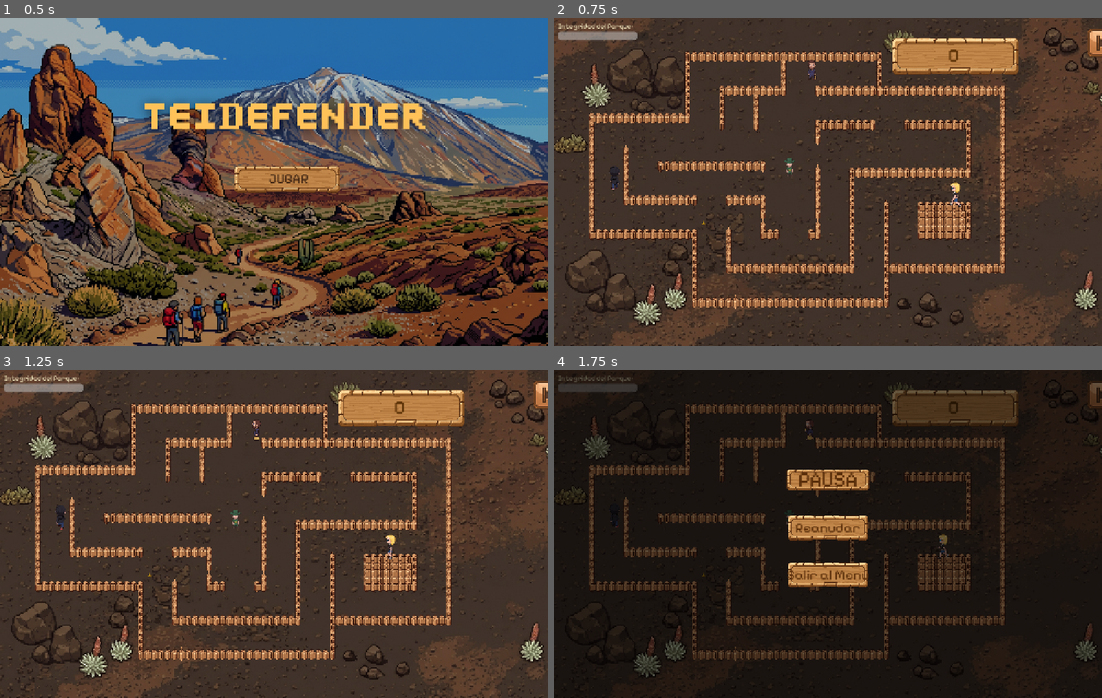
Above: before the commit, frames 1-4 (two rows, left to right).
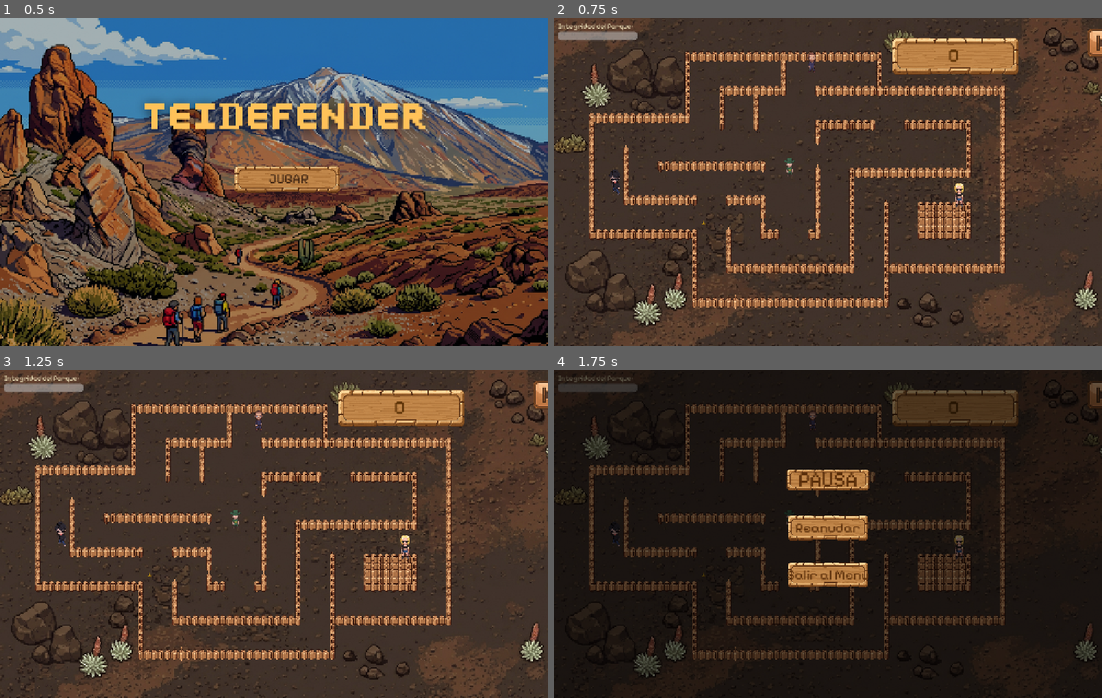
Above: after the commit, the same moments.

Repository: kiaramaldonado/teidefender
Game: Godot game, scene res://escenas/MenuPrincipal.tscn
Same seed, same stepped clock (60 frames per second), same inputs: the game is played once before the commit and once after it. Sound files missing from this copy of the repository are replaced by a short silence.
Inputs (mouse positions are in pixels of both pictures, inside the frame that each line leads up to):
- Up to frame 1 (0.5 s): no input
- Up to frame 2 (0.75 s): click "JUGAR" at 0.5 s
- Up to frame 3 (1.25 s): no input
- Up to frame 4 (1.75 s): click (1101, 396) at 1.25 s

Frame 1 is identical in both runs. In frame 2, 0.3% of the frame differs, in the area x 10-75%, y 10-58%; in frame 3, 0.4%, in the area x 10-75%, y 12-58%; in frame 4, 0.2%.

Commit message:
feat(enemies): add NavigationAgent2D for intelligent pathfinding

Diff:
--- a/escenas/Homero.tscn
+++ b/escenas/Homero.tscn
@@ -201,3 +201,7 @@
 
 [node name="Colision" type="CollisionShape2D" parent="." unique_id=333333303]
 shape = SubResource("CapsuleShape2D_hmro")
+
+[node name="NavAgent" type="NavigationAgent2D" parent="." unique_id=333333304]
+path_desired_distance = 8.0
+target_desired_distance = 16.0
--- a/escenas/Spencer.tscn
+++ b/escenas/Spencer.tscn
@@ -285,3 +285,7 @@
 
 [node name="Colision" type="CollisionShape2D" parent="." unique_id=222222203]
 shape = SubResource("CapsuleShape2D_spnc")
+
+[node name="NavAgent" type="NavigationAgent2D" parent="." unique_id=222222204]
+path_desired_distance = 8.0
+target_desired_distance = 16.0
--- a/escenas/Tato.tscn
+++ b/escenas/Tato.tscn
@@ -254,3 +254,7 @@
 
 [node name="Colision" type="CollisionShape2D" parent="." unique_id=86633148]
 shape = SubResource("CapsuleShape2D_ut25i")
+
+[node name="NavAgent" type="NavigationAgent2D" parent="." unique_id=86633149]
+path_desired_distance = 8.0
+target_desired_distance = 16.0
--- a/scripts/Homero.gd
+++ b/scripts/Homero.gd
@@ -1,42 +1,51 @@
 extends CharacterBody2D
 
 const VELOCIDAD = 45.0
-const INTERVALO_DIR_MIN = 1.8
-const INTERVALO_DIR_MAX = 3.5
 const INTERVALO_VIOLETA = 15.0
 
 var ultima_direccion = "down"
-var timer_cambio = 0.0
 var timer_violeta = 0.0
+var nav_agent: NavigationAgent2D
+
+const WAYPOINTS = [
+	Vector2(200, 130), Vector2(280, 130), Vector2(350, 130),
+	Vector2(550, 130), Vector2(650, 130), Vector2(750, 130),
+	Vector2(170, 250), Vector2(170, 320), Vector2(170, 390),
+	Vector2(450, 200), Vector2(520, 200), Vector2(600, 200),
+	Vector2(350, 350), Vector2(430, 350), Vector2(510, 350),
+	Vector2(700, 280), Vector2(780, 280), Vector2(860, 280),
+	Vector2(250, 480), Vector2(350, 480), Vector2(430, 480),
+	Vector2(620, 480), Vector2(720, 480), Vector2(820, 480),
+	Vector2(900, 380), Vector2(900, 450), Vector2(970, 420),
+]
 
 const VIOLETA_SCENE = preload("res://escenas/VioletaTeide.tscn")
 
 func _ready():
-	_nueva_direccion()
+	nav_agent = $NavAgent
+	nav_agent.navigation_finished.connect(_nueva_meta)
 	timer_violeta = INTERVALO_VIOLETA
+	# Esperar un frame para que el nav mesh esté listo
+	await get_tree().process_frame
+	_nueva_meta()
 
 func _physics_process(delta):
-	timer_cambio -= delta
 	timer_violeta -= delta
-
-	if timer_cambio <= 0:
-		_nueva_direccion()
-
 	if timer_violeta <= 0:
 		_plantar_violeta()
 		timer_violeta = INTERVALO_VIOLETA
 
-	var vel_antes = velocity
+	if not nav_agent.is_navigation_finished():
+		var siguiente = nav_agent.get_next_path_position()
+		velocity = (siguiente - global_position).normalized() * VELOCIDAD
+	else:
+		velocity = Vector2.ZERO
+
 	move_and_slide()
-	if vel_antes.length() > 0 and velocity.length() < vel_antes.length() * 0.3:
-		_nueva_direccion()
-
 	_actualizar_animacion()
 
-func _nueva_direccion():
-	timer_cambio = INTERVALO_DIR_MIN + randf() * (INTERVALO_DIR_MAX - INTERVALO_DIR_MIN)
-	var dirs = [Vector2.RIGHT, Vector2.LEFT, Vector2.UP, Vector2.DOWN]
-	velocity = dirs[randi() % dirs.size()] * VELOCIDAD
+func _nueva_meta():
+	nav_agent.target_position = WAYPOINTS[randi() % WAYPOINTS.size()]
 
 func _plantar_violeta():
 	var violeta = VIOLETA_SCENE.instantiate()
--- a/scripts/Spencer.gd
+++ b/scripts/Spencer.gd
@@ -3,72 +3,54 @@
 const VELOCIDAD = 55.0
 const DISTANCIA_FLASH = 55.0
 const COOLDOWN_FLASH = 6.0
-const INTERVALO_DIR_MIN = 1.5
-const INTERVALO_DIR_MAX = 3.0
 
 var ultima_direccion = "down"
 var timer_flash = 0.0
-var timer_cambio = 0.0
-var timer_evitar = 0.0
 var usando_flash = false
 var jugador = null
+var nav_agent: NavigationAgent2D
 
 func _ready():
 	jugador = get_tree().get_first_node_in_group("jugador")
-	_nueva_direccion()
+	nav_agent = $NavAgent
 
 func _physics_process(delta):
 	timer_flash -= delta
-	timer_cambio -= delta
-	timer_evitar -= delta
 
 	if usando_flash:
 		return
+	if not jugador:
+		return
 
-	if jugador:
-		var diff = jugador.position - position
-		var distancia = diff.length()
+	# Actualizar destino hacia el jugador cada frame
+	nav_agent.target_position = jugador.global_position
 
-		if distancia < DISTANCIA_FLASH and timer_flash <= 0:
-			_ejecutar_flash()
-			return
+	if jugador.global_position.distance_to(global_position) < DISTANCIA_FLASH and timer_flash <= 0:
+		_ejecutar_flash()
+		return
 
-		if distancia < 300 and timer_evitar <= 0:
-			velocity = diff.normalized() * VELOCIDAD
-		else:
-			if timer_cambio <= 0:
-				_nueva_direccion()
+	if not nav_agent.is_navigation_finished():
+		var siguiente = nav_agent.get_next_path_position()
+		velocity = (siguiente - global_position).normalized() * VELOCIDAD
+	else:
+		velocity = Vector2.ZERO
 
-	var vel_antes = velocity
 	move_and_slide()
-	if vel_antes.length() > 0 and velocity.length() < vel_antes.length() * 0.3:
-		timer_evitar = 2.0
-		_nueva_direccion()
-
 	_actualizar_animacion()
-
-func _nueva_direccion():
-	timer_cambio = INTERVALO_DIR_MIN + randf() * (INTERVALO_DIR_MAX - INTERVALO_DIR_MIN)
-	var dirs = [Vector2.RIGHT, Vector2.LEFT, Vector2.UP, Vector2.DOWN]
-	velocity = dirs[randi() % dirs.size()] * VELOCIDAD
 
 func _ejecutar_flash():
 	usando_flash = true
 	timer_flash = COOLDOWN_FLASH
 	velocity = Vector2.ZERO
-
 	if jugador:
 		var diff = jugador.position - position
 		if abs(diff.x) > abs(diff.y):
 			ultima_direccion = "right" if diff.x > 0 else "left"
 		else:
 			ultima_direccion = "down" if diff.y > 0 else "up"
-
 	$Sprite.play("flash_" + ultima_direccion)
-
 	if jugador:
 		jugador.recibir_flash()
-
 	await $Sprite.animation_finished
 	usando_flash = false
 
--- a/scripts/Tato.gd
+++ b/scripts/Tato.gd
@@ -3,21 +3,33 @@
 const VELOCIDAD = 60.0
 const DISTANCIA_PUÑETAZO = 50.0
 const COOLDOWN_PUÑETAZO = 3.0
-const INTERVALO_DIR_MIN = 1.0
-const INTERVALO_DIR_MAX = 2.5
 
 var ultima_direccion = "down"
-var timer_cambio = 0.0
 var timer_puñetazo = 0.0
 var golpeando = false
 var jugador = null
+var nav_agent: NavigationAgent2D
+
+const WAYPOINTS = [
+	Vector2(200, 130), Vector2(280, 130), Vector2(350, 130),
+	Vector2(550, 130), Vector2(650, 130), Vector2(750, 130),
+	Vector2(170, 250), Vector2(170, 320), Vector2(170, 390),
+	Vector2(450, 200), Vector2(520, 200), Vector2(600, 200),
+	Vector2(350, 350), Vector2(430, 350), Vector2(510, 350),
+	Vector2(700, 280), Vector2(780, 280), Vector2(860, 280),
+	Vector2(250, 480), Vector2(350, 480), Vector2(430, 480),
+	Vector2(620, 480), Vector2(720, 480), Vector2(820, 480),
+	Vector2(900, 380), Vector2(900, 450), Vector2(970, 420),
+]
 
 func _ready():
 	jugador = get_tree().get_first_node_in_group("jugador")
-	_nueva_direccion()
+	nav_agent = $NavAgent
+	nav_agent.navigation_finished.connect(_nueva_meta)
+	await get_tree().process_frame
+	_nueva_meta()
 
 func _physics_process(delta):
-	timer_cambio -= delta
 	timer_puñetazo -= delta
 
 	if golpeando:
@@ -28,49 +40,41 @@
 			_ejecutar_puñetazo()
 			return
 
-	if timer_cambio <= 0:
-		_nueva_direccion()
+	if not nav_agent.is_navigation_finished():
+		var siguiente = nav_agent.get_next_path_position()
+		velocity = (siguiente - global_position).normalized() * VELOCIDAD
+	else:
+		velocity = Vector2.ZERO
 
-	var vel_antes = velocity
 	move_and_slide()
-	# Cambiar dirección si chocamos con algo
-	if vel_antes.length() > 0 and velocity.length() < vel_antes.length() * 0.3:
-		_nueva_direccion()
-
 	_actualizar_animacion()
 
-func _nueva_direccion():
-	timer_cambio = INTERVALO_DIR_MIN + randf() * (INTERVALO_DIR_MAX - INTERVALO_DIR_MIN)
-	var dirs = [Vector2.RIGHT, Vector2.LEFT, Vector2.UP, Vector2.DOWN, Vector2.ZERO]
-	velocity = dirs[randi() % dirs.size()] * VELOCIDAD
-	if velocity.length() > 0:
-		if abs(velocity.x) > abs(velocity.y):
-			ultima_direccion = "left" if velocity.x > 0 else "right"
-		else:
-			ultima_direccion = "down" if velocity.y > 0 else "up"
+func _nueva_meta():
+	nav_agent.target_position = WAYPOINTS[randi() % WAYPOINTS.size()]
 
 func _ejecutar_puñetazo():
 	golpeando = true
 	timer_puñetazo = COOLDOWN_PUÑETAZO
 	velocity = Vector2.ZERO
-
 	if jugador:
 		var diff = jugador.position - position
 		if abs(diff.x) > abs(diff.y):
 			ultima_direccion = "right" if diff.x > 0 else "left"
 		else:
 			ultima_direccion = "down" if diff.y > 0 else "up"
-
 	$Sprite.play("punch_" + ultima_direccion)
 	await $Sprite.animation_finished
-
 	if jugador and position.distance_to(jugador.position) < DISTANCIA_PUÑETAZO * 1.5:
 		jugador.recibir_puñetazo()
-
 	golpeando = false
 
 func _actualizar_animacion():
 	if velocity.length() > 0:
+		# Sprites de Tato tienen izquierda/derecha invertidos
+		if abs(velocity.x) > abs(velocity.y):
+			ultima_direccion = "left" if velocity.x > 0 else "right"
+		else:
+			ultima_direccion = "down" if velocity.y > 0 else "up"
 		$Sprite.play("walk_" + ultima_direccion)
 	else:
 		$Sprite.play("idle_down")
